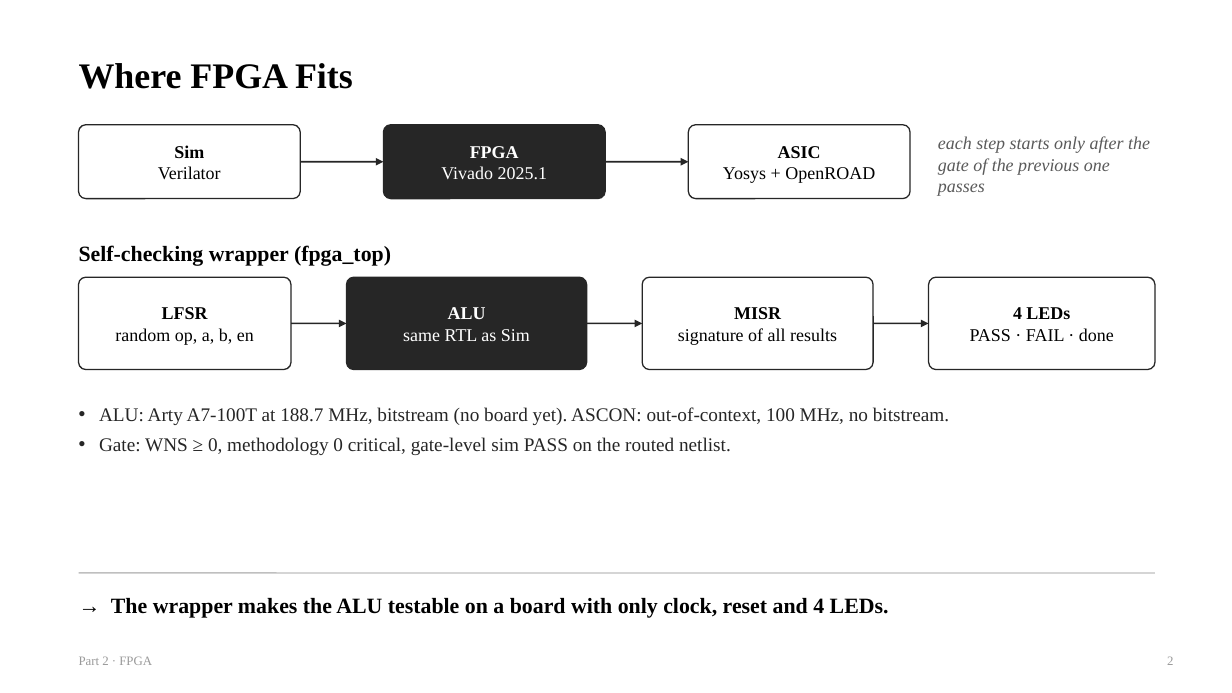
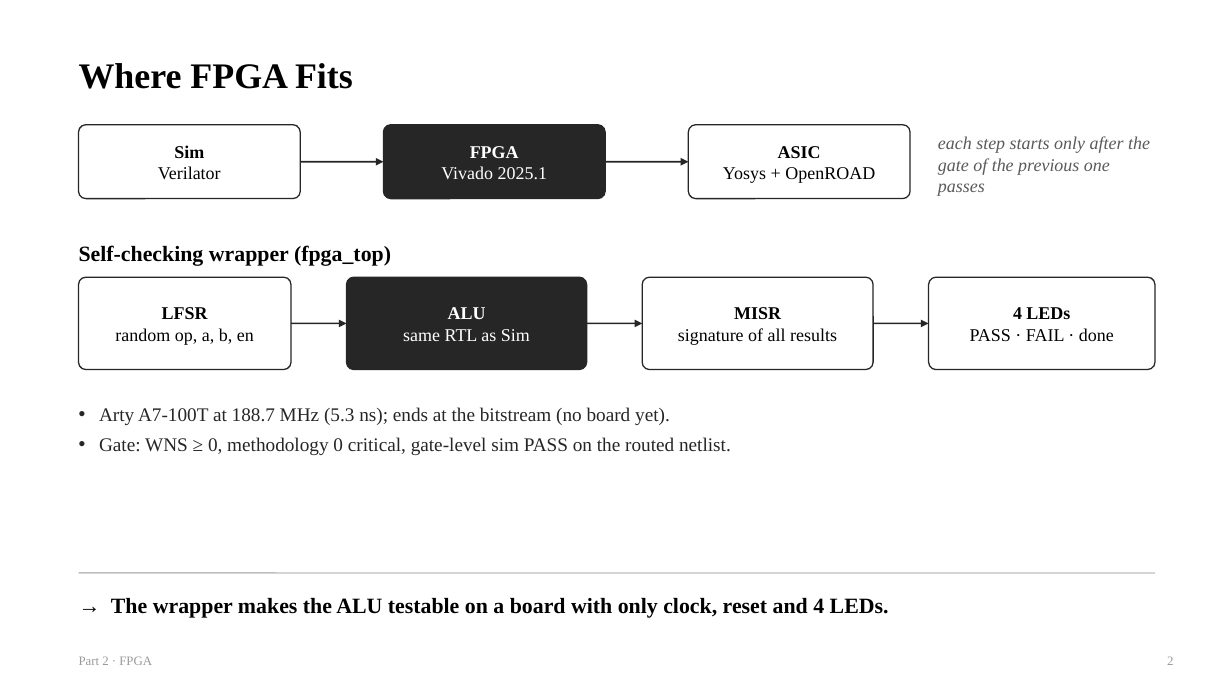
Before and after one commit to chipchip-tech/CHIA-workflow, a slide deck: slide 2 of projects/demo-alu/report/guides/2_FPGA.pptx. Drawn at 1232x693 pixels with LibreOffice and Linux fonts; fonts in the diff are those of the drawing. Boxes give left, top, right and bottom in pixels: in the first picture for what was removed or moved away, otherwise in the second. Text is boxed around its words. In the diff, an @@ line names an element or a change of style, - is before the commit and + after.

```diff
--- a/projects/demo-alu/report/guides/2_FPGA.pptx
+++ b/projects/demo-alu/report/guides/2_FPGA.pptx
@@ text at <box>99,407,670,425</box>: text changed @@
-• ALU: Arty A7-100T at 188.7 MHz, bitstream (no board yet). ASCON: out-of-context, 100 MHz, no bitstream.
+• Arty A7-100T at 188.7 MHz (5.3 ns); ends at the bitstream (no board yet).
```
Also in this commit, not shown: 3 other slides changed, 5 other files.
